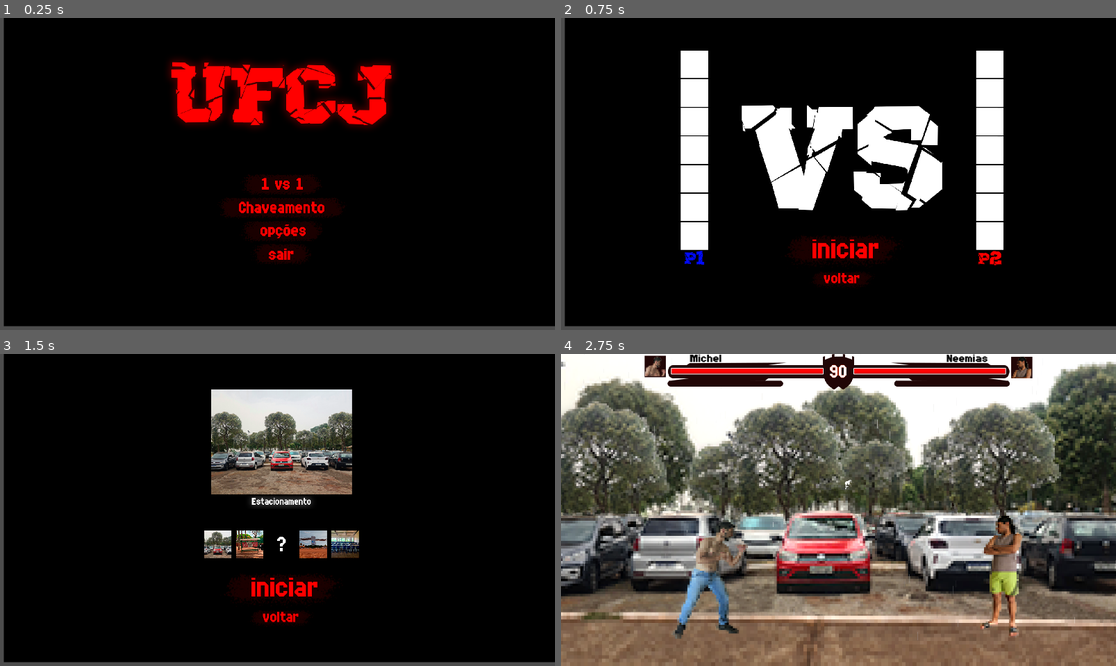
Above: before the commit, frames 1-4 (two rows, left to right).
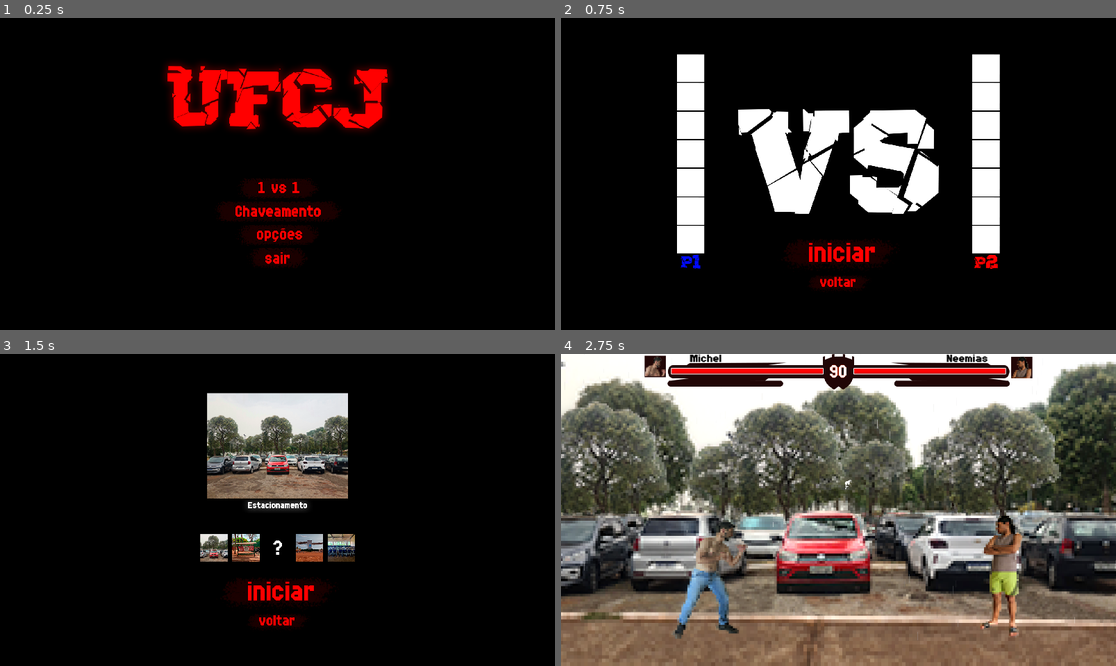
Above: after the commit, the same moments.

Repository: PHGomides/Desenvolvimento_UFcJ
Game: Godot game, scene res://Cenas/main_menu.tscn
The game is run twice, just before and just after one commit, with the same random seed, the same clock (stepped at 60 frames per second) and the same inputs. This scene is started directly instead of the project's main scene. Video files are missing from this copy of the repository; at most half a second of black plays in their place.
Inputs (mouse positions are in pixels of both pictures, inside the frame that each line leads up to; where the layout moved, square brackets give the same spot in the first picture):
- Up to frame 1 (0.25 s): no input
- Up to frame 2 (0.75 s): click (838, 189) [844, 186] at 0.5 s
- Up to frame 3 (1.5 s): click (277, 591) [283, 588] at 1.25 s
- Up to frame 4 (2.75 s): click (838, 594) [844, 591] at 2 s

The runs differ from the first frame. In frame 1, 7.5% of the frame differs, in the area x 0-100%, y 0-100%; in frame 2, 8.7%; in frame 3, 10%; in frame 4, nothing differs.

Commit message:
Adicionando pause em todos os mapas

Diff:
--- a/game/Cenas/main_menu.tscn
+++ b/game/Cenas/main_menu.tscn
@@ -64,10 +64,6 @@
 anchors_preset = 15
 anchor_right = 1.0
 anchor_bottom = 1.0
-offset_left = 13.0
-offset_top = -13.0
-offset_right = 13.0
-offset_bottom = -13.0
 grow_horizontal = 2
 grow_vertical = 2
 script = ExtResource("1_r5t8c")
--- a/game/prefer/fila_caj.tscn
+++ b/game/prefer/fila_caj.tscn
@@ -20,6 +20,7 @@
 [ext_resource type="Texture2D" uid="uid://ds8glugnr3t0m" path="res://Assests/hud/poderCheio.png" id="18_gnyt2"]
 [ext_resource type="Texture2D" uid="uid://hpyrpfvpsdfb" path="res://Assests/hud/ImgMichelHud.png" id="19_d0yqy"]
 [ext_resource type="Texture2D" uid="uid://dfmv5ho46r4y2" path="res://Assests/hud/ImgNeemiasHud.png" id="20_t1b80"]
+[ext_resource type="PackedScene" uid="uid://ckyh3xfiqt07t" path="res://Cenas/pauseMenu.tscn" id="21_bakc5"]
 
 [sub_resource type="RectangleShape2D" id="RectangleShape2D_geqs2"]
 size = Vector2(247, 992)
@@ -318,4 +319,6 @@
 texture = ExtResource("20_t1b80")
 flip_h = true
 
+[node name="Control" parent="." instance=ExtResource("21_bakc5")]
+
 [connection signal="timeout" from="HUD/Tempo/clocktimer" to="HUD/Tempo" method="_on_clocktimer_timeout"]
--- a/game/prefer/frente_ufj.tscn
+++ b/game/prefer/frente_ufj.tscn
@@ -20,6 +20,7 @@
 [ext_resource type="Texture2D" uid="uid://ds8glugnr3t0m" path="res://Assests/hud/poderCheio.png" id="18_3f3br"]
 [ext_resource type="Texture2D" uid="uid://hpyrpfvpsdfb" path="res://Assests/hud/ImgMichelHud.png" id="19_iqh4h"]
 [ext_resource type="Texture2D" uid="uid://dfmv5ho46r4y2" path="res://Assests/hud/ImgNeemiasHud.png" id="20_sje8o"]
+[ext_resource type="PackedScene" uid="uid://ckyh3xfiqt07t" path="res://Cenas/pauseMenu.tscn" id="21_j7f5e"]
 
 [sub_resource type="Environment" id="Environment_sc6fg"]
 background_mode = 3
@@ -337,4 +338,6 @@
 texture = ExtResource("20_sje8o")
 flip_h = true
 
+[node name="Control" parent="." instance=ExtResource("21_j7f5e")]
+
 [connection signal="timeout" from="HUD/Tempo/clocktimer" to="HUD/Tempo" method="_on_clocktimer_timeout"]
--- a/game/prefer/restaurante.tscn
+++ b/game/prefer/restaurante.tscn
@@ -22,6 +22,7 @@
 [ext_resource type="Texture2D" uid="uid://ds8glugnr3t0m" path="res://Assests/hud/poderCheio.png" id="20_vu2kn"]
 [ext_resource type="Texture2D" uid="uid://hpyrpfvpsdfb" path="res://Assests/hud/ImgMichelHud.png" id="21_ddmxy"]
 [ext_resource type="Texture2D" uid="uid://dfmv5ho46r4y2" path="res://Assests/hud/ImgNeemiasHud.png" id="22_21a2l"]
+[ext_resource type="PackedScene" uid="uid://ckyh3xfiqt07t" path="res://Cenas/pauseMenu.tscn" id="23_se4nb"]
 
 [sub_resource type="Environment" id="Environment_2sxed"]
 background_mode = 3
@@ -363,4 +364,6 @@
 texture = ExtResource("22_21a2l")
 flip_h = true
 
+[node name="Control" parent="." instance=ExtResource("23_se4nb")]
+
 [connection signal="timeout" from="HUD/Tempo/clocktimer" to="HUD/Tempo" method="_on_clocktimer_timeout"]
--- a/game/project.godot
+++ b/game/project.godot
@@ -23,6 +23,7 @@
 
 window/size/viewport_width=1920
 window/size/viewport_height=1080
+window/size/mode=3
 
 [input]
 
Not shown: 1 places in game/prefer/fila_caj.tscn that only renumber resources
Not shown: 1 places in game/prefer/frente_ufj.tscn that only renumber resources
Not shown: 1 places in game/prefer/restaurante.tscn that only renumber resources
